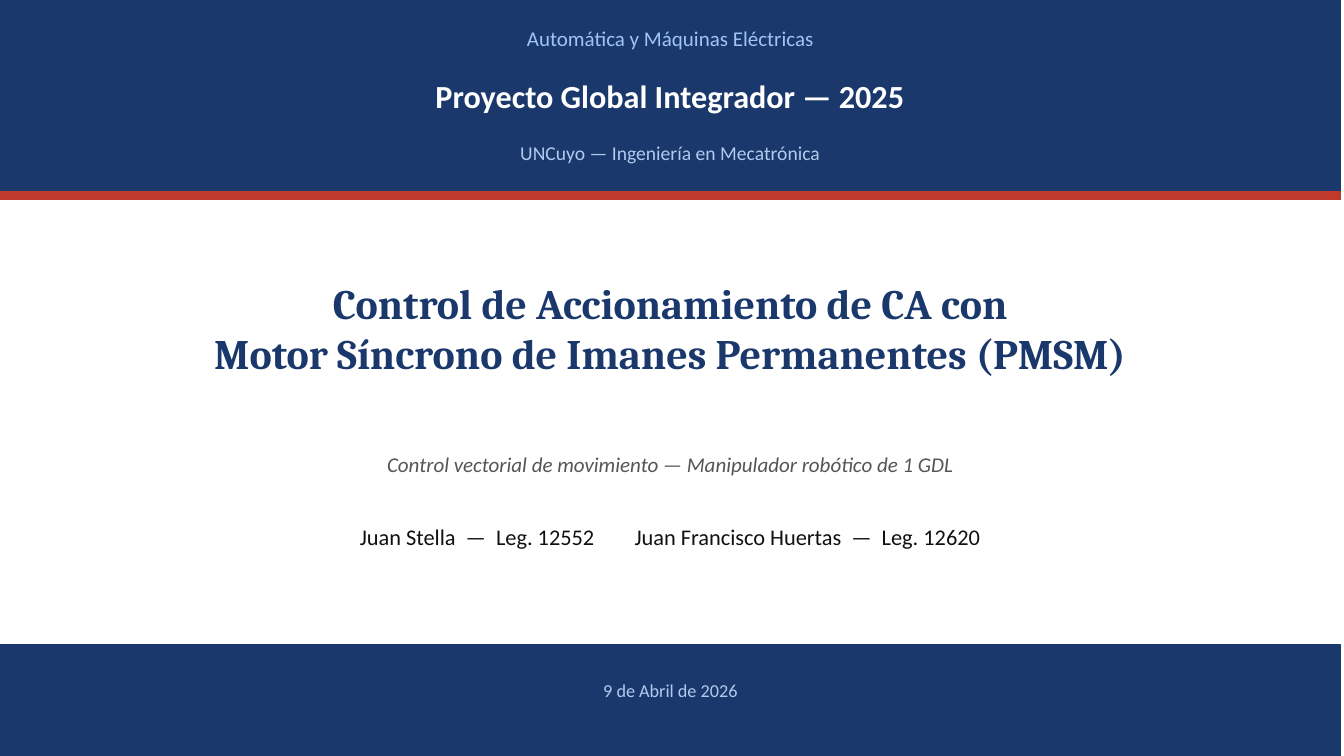
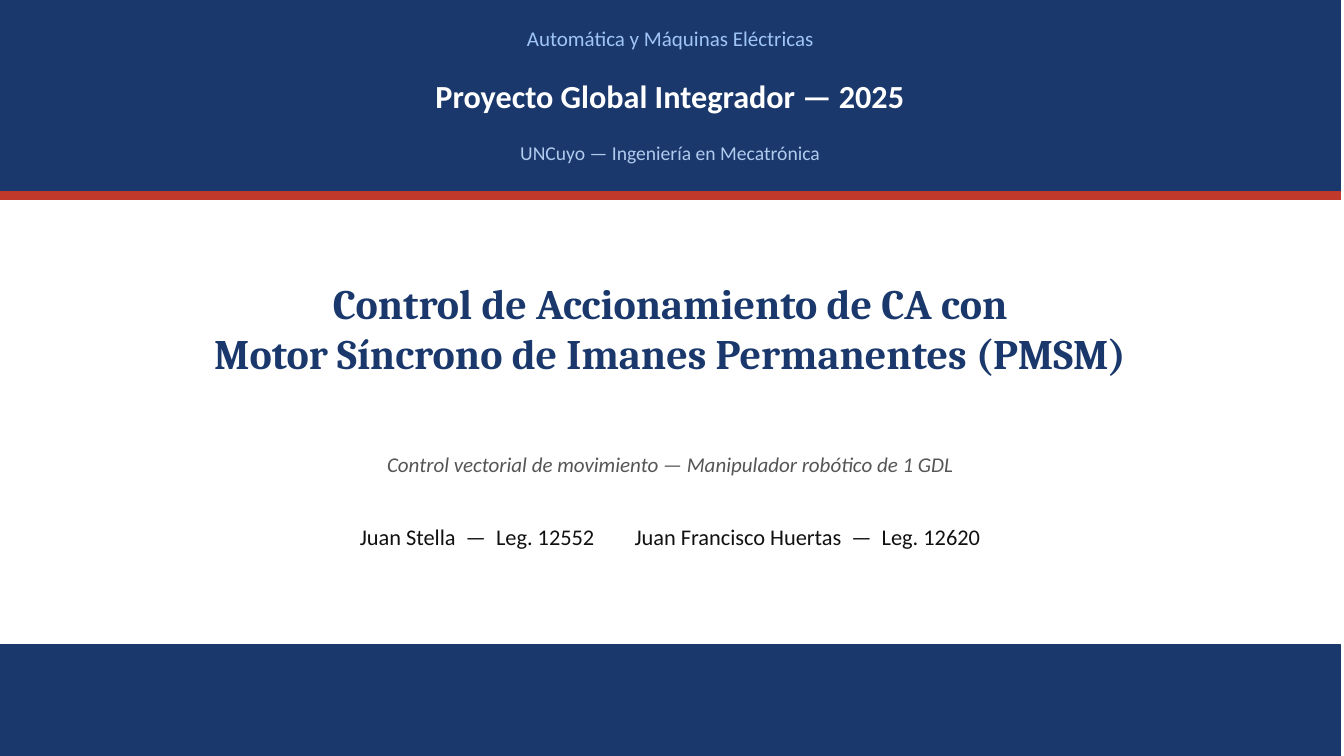
Before and after one commit to Juan-Stella/Automatica-y-maquinas-electricas-final, a slide deck: slide 1 of Presentación/AyME_Stella_Huertas_Presentacion1.pptx. Drawn at 1344x756 pixels with LibreOffice and Linux fonts; fonts in the diff are those of the drawing. Boxes give left, top, right and bottom in pixels: in the first picture for what was removed or moved away, otherwise in the second. Text is boxed around its words. In the diff, an @@ line names an element or a change of style, - is before the commit and + after.

```diff
--- a/Presentación/AyME_Stella_Huertas_Presentacion1.pptx
+++ b/Presentación/AyME_Stella_Huertas_Presentacion1.pptx
@@ text removed at (x1=603, y1=684, x2=738, y2=697) @@
-9 de Abril de 2026
```
Also in this commit, not shown: 6 other slides changed, 3 slides added, 1 slide removed, 2 other files.
